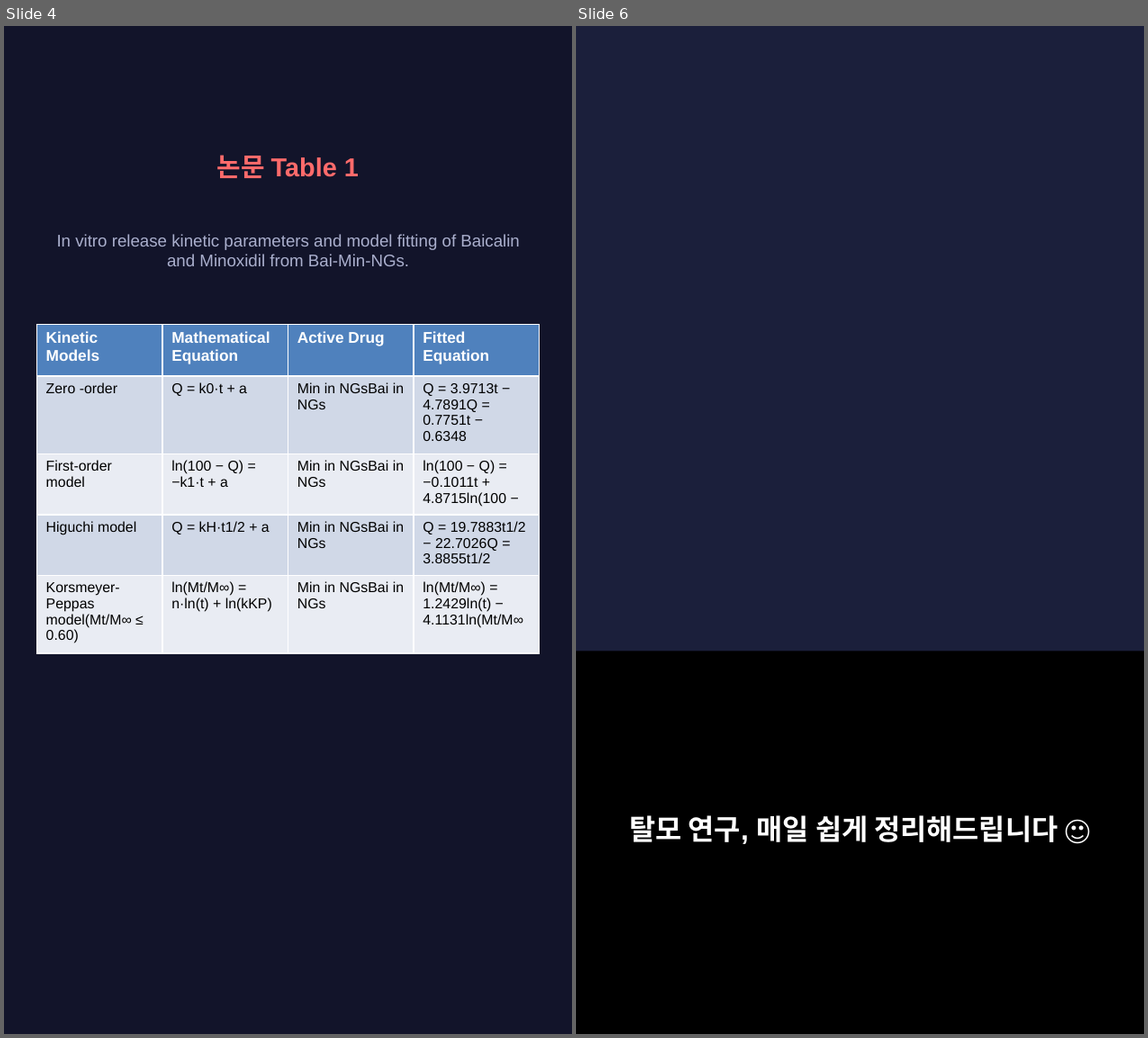
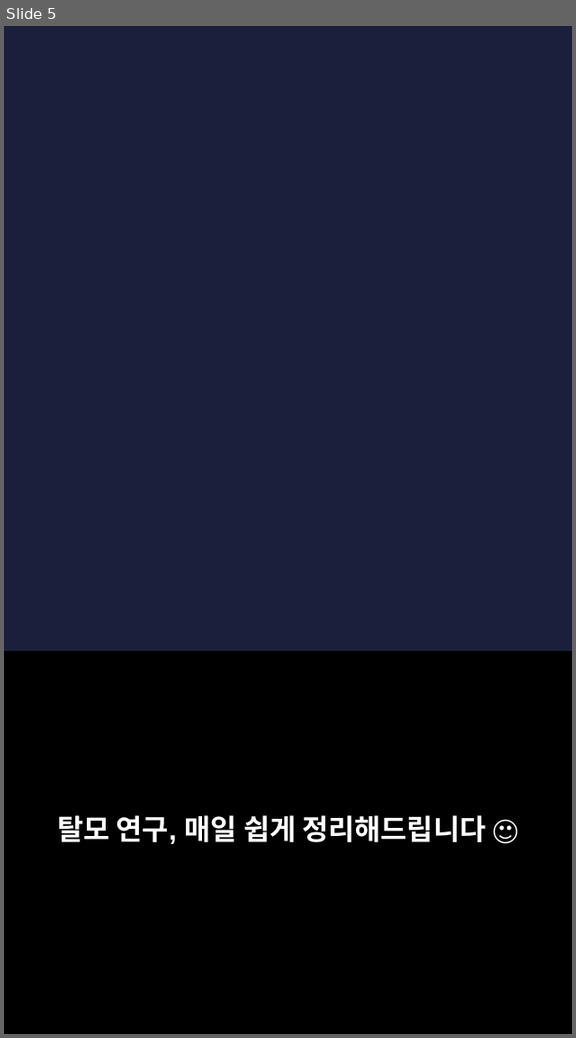
Before and after one commit to hyokang2010-BJ-ANTH/product-builder-test, a slide deck: pwa/data/latest/slides.pptx. Shown side by side, each under a label of ours: slides 4 and 6 before the commit, slide 5 after it; the slides between them are not shown. The pictures are 1148x1038 and 576x1038 pixels, drawn with LibreOffice and Linux fonts; fonts in the diff are those of the drawing; background and template pictures are left out. Boxes give left, top, right and bottom in pixels: in the first picture for what was removed or moved away, otherwise in the second. Text is boxed around its words. In the diff, an @@ line names an element or a change of style, - is before the commit and + after.

```diff
--- a/pwa/data/latest/slides.pptx
+++ b/pwa/data/latest/slides.pptx
@@ slide 4 removed at (4, 26, 572, 1034), background #12142A @@
@@ text removed at (217, 155, 359, 178) @@
-논문 Table 1
@@ text removed at (57, 234, 519, 266) @@
-In vitro release kinetic parameters and model fitting of Baicalin and Minoxidil from Bai-Min-NGs.
@@ table removed at (36, 325, 538, 647), 5 rows, 4 columns @@
-Kinetic Models | Mathematical Equation | Active Drug | Fitted Equation
-Zero -order | Q = k0·t + a | Min in NGsBai in NGs | Q = 3.9713t − 4.7891Q = 0.7751t − 0.6348
-First-order model | ln(100 − Q) = −k1·t + a | Min in NGsBai in NGs | ln(100 − Q) = −0.1011t + 4.8715ln(100 −
-Higuchi model | Q = kH·t1/2 + a | Min in NGsBai in NGs | Q = 19.7883t1/2 − 22.7026Q = 3.8855t1/2
-Korsmeyer-Peppas model(Mt/M∞ ≤ 0.60) | ln(Mt/M∞) = n·ln(t) + ln(kKP) | Min in NGsBai in NGs | ln(Mt/M∞) = 1.2429ln(t) − 4.1131ln(Mt/M∞
@@ what was slide 6 is now slide 5 @@
```
Also in this commit, not shown: 2 slides changed, 5 slides added, 6 other slides removed, 27 other files.
